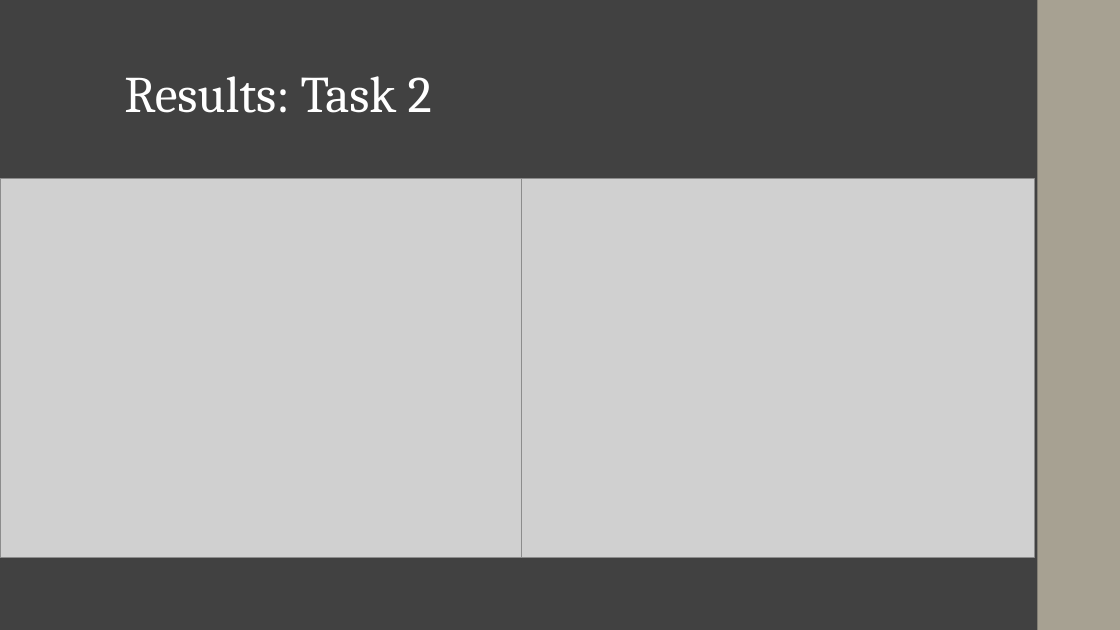
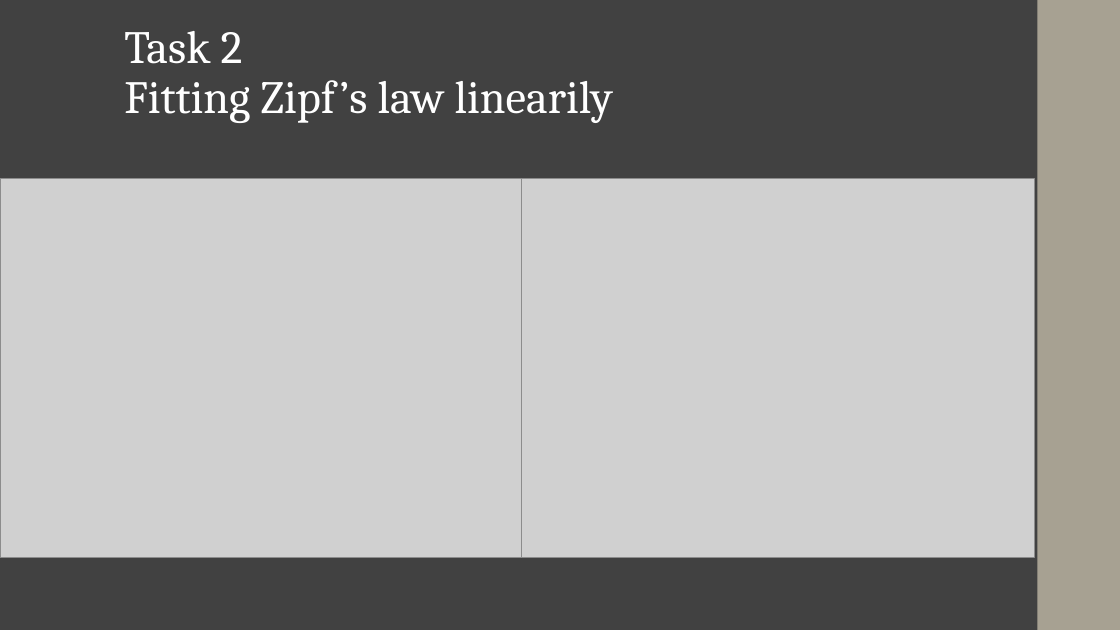
Before and after one commit to niriikon/NLTP_ProjectNo2, a slide deck: slide 8 of docs/Project_Presentation.pptx. Drawn at 1120x630 pixels with LibreOffice and Linux fonts; fonts in the diff are those of the drawing; grey boxes stand for pictures. Boxes give left, top, right and bottom in pixels: in the first picture for what was removed or moved away, otherwise in the second. Text is boxed around its words. In the diff, an @@ line names an element or a change of style, - is before the commit and + after.

```diff
--- a/docs/Project_Presentation.pptx
+++ b/docs/Project_Presentation.pptx
@@ title at (124, 31, 613, 123): text changed; size 44 to 39.6 pt @@
-Results: Task 2
+Task 2
+Fitting Zipf’s law linearily
```
Also in this commit, not shown: 2 other slides changed, 3 slides added, 2 slides removed, 25 other files.
